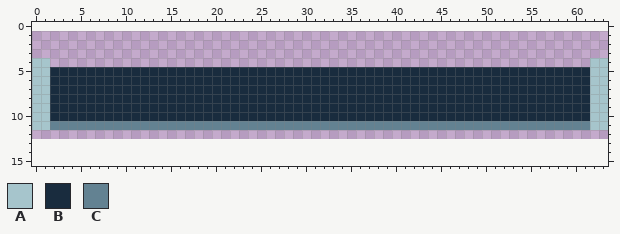
A pixel-art file gets an edit: tools/assets/m8/rebuild/ui-heat-housing.aseprite. Above, as it was before the edit.
64x12 pixels, 1 frame. Colours within 5 levels of each other are drawn and written as one. The old version is drawn lined up with the new one, on the new canvas.
Palette (. is transparent): A #a6c5cc  B #192c3e  C #638292
The same view after the edit:
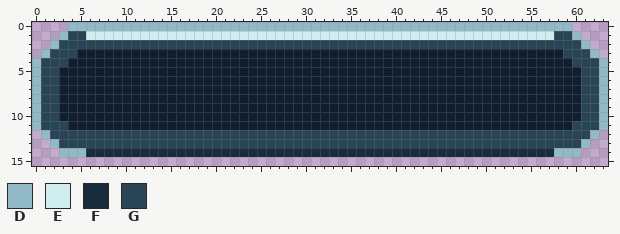
Colours new in this view: D #91bac6  E #d0edf0  F #192c3e  G #294455
The exact change:
canvas 64x12 -> 64x16, the old top-left corner now at 0,1
colour B: #192c3e -> #101e30
Changed rows in their new state; - is a pixel that keeps its letter.
first column x 0:
 0 ----DDDDDDDDDDDDDDDDDDDDDDDDDDDDDDDDDDDDDDDDDDDDDDDDDDDDDDDD----
 1 ---DGGEEEEEEEEEEEEEEEEEEEEEEEEEEEEEEEEEEEEEEEEEEEEEEEEEEEEGGD---
 2 --DGGGGGGGGGGGGGGGGGGGGGGGGGGGGGGGGGGGGGGGGGGGGGGGGGGGGGGGGGGD--
 3 -DGGGBBBBBBBBBBBBBBBBBBBBBBBBBBBBBBBBBBBBBBBBBBBBBBBBBBBBBBGGGD-
 4 DGGGBBBBBBBBBBBBBBBBBBBBBBBBBBBBBBBBBBBBBBBBBBBBBBBBBBBBBBBBGGGD
 5 DGG----------------------------------------------------------GGD
 6 DGG----------------------------------------------------------GGD
 7 DGG----------------------------------------------------------GGD
 8 DGG----------------------------------------------------------GGD
 9 DGG----------------------------------------------------------GGD
10 DGG----------------------------------------------------------GGD
11 DGGGBBBBBBBBBBBBBBBBBBBBBBBBBBBBBBBBBBBBBBBBBBBBBBBBBBBBBBBBGGGD
12 -DGGGGGGGGGGGGGGGGGGGGGGGGGGGGGGGGGGGGGGGGGGGGGGGGGGGGGGGGGGGGD-
13 --DGGGGGGGGGGGGGGGGGGGGGGGGGGGGGGGGGGGGGGGGGGGGGGGGGGGGGGGGGGD--
14 ---DDDFFFFFFFFFFFFFFFFFFFFFFFFFFFFFFFFFFFFFFFFFFFFFFFFFFFFDDD---
Boxes around the changes in both pictures, in picture pixels (x1, y1, x2, y2):
changed: (32, 22, 608, 157)
